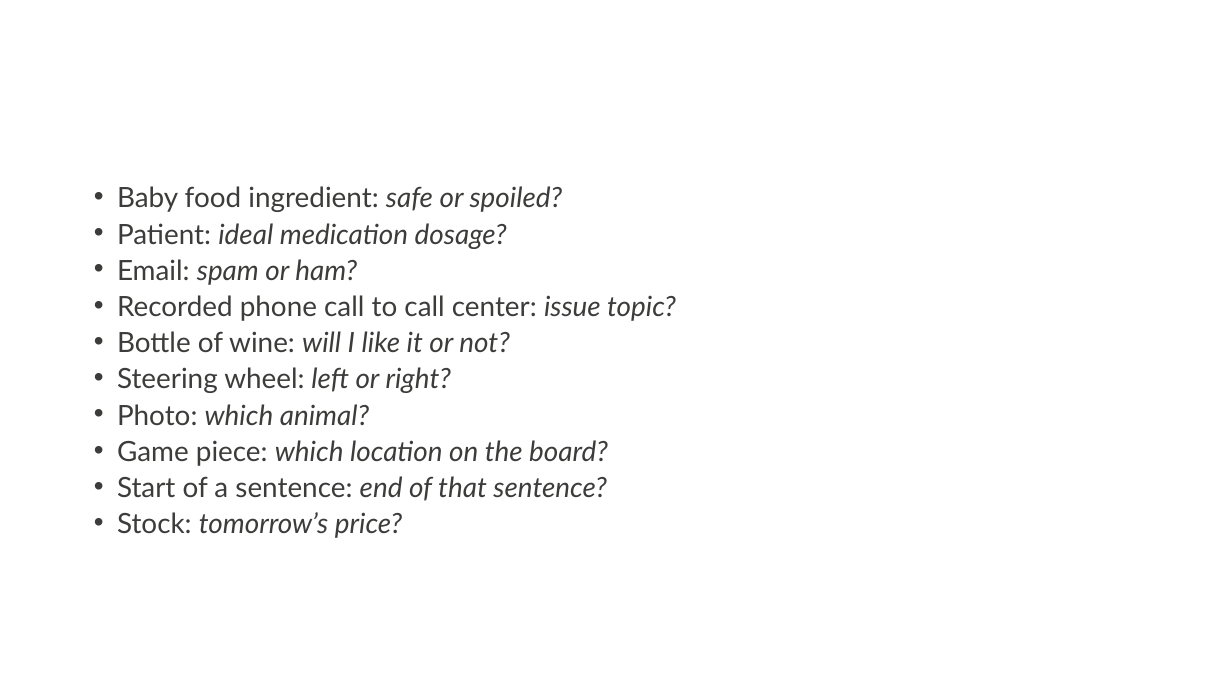
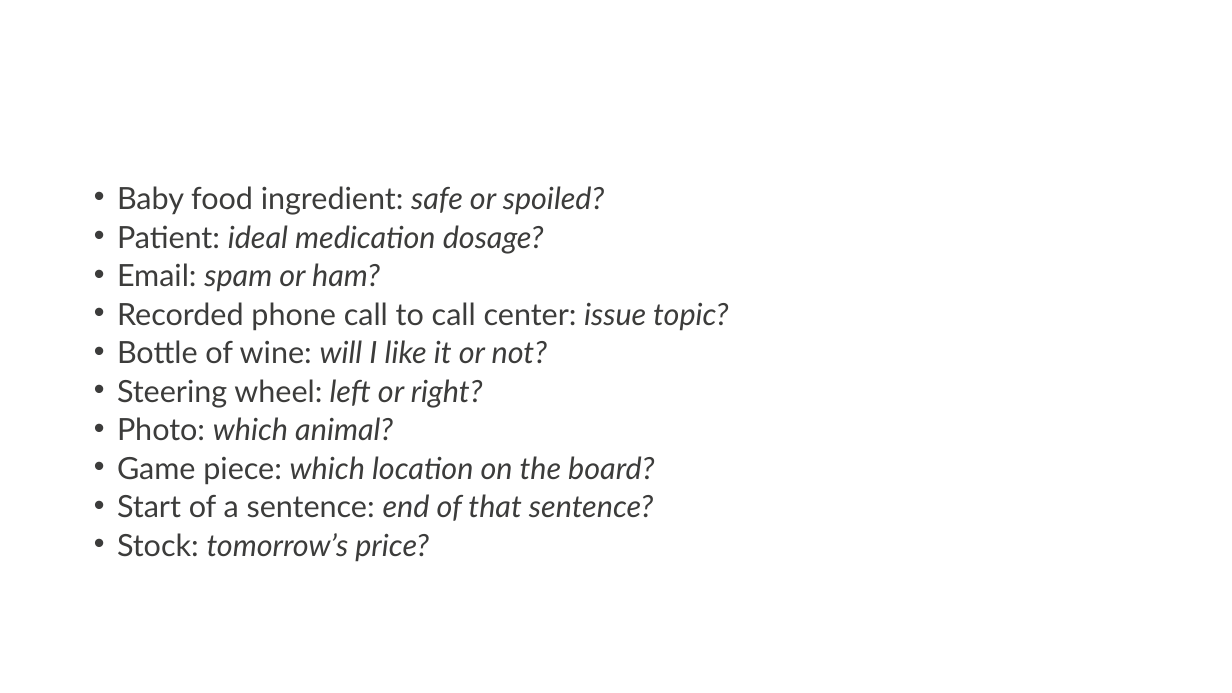
Before and after one commit to momcancode/Cuisine-Demystifier-NLP-ML-Project, a slide deck: slide 2 of planning/brainstorm.pptx. Drawn at 1232x693 pixels with LibreOffice and Linux fonts; fonts in the diff are those of the drawing. Boxes give left, top, right and bottom in pixels: in the first picture for what was removed or moved away, otherwise in the second. Text is boxed around its words. In the diff, an @@ line names an element or a change of style, - is before the commit and + after.

```diff
--- a/planning/brainstorm.pptx
+++ b/planning/brainstorm.pptx
@@ text "Baby food ingredient: safe or ..." at bbox=[117, 186, 729, 562]: size 21.7 to 23.8 pt @@
```
Also in this commit, not shown: 1 slide removed, 10 other files.
